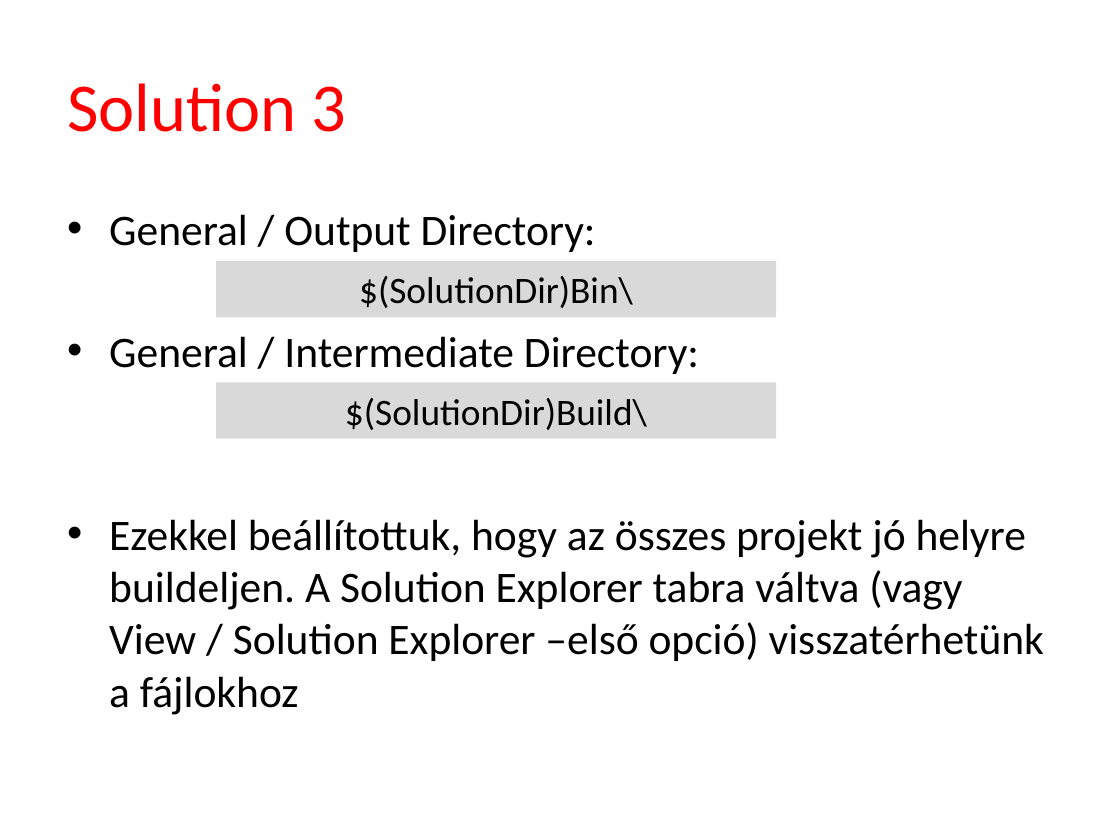
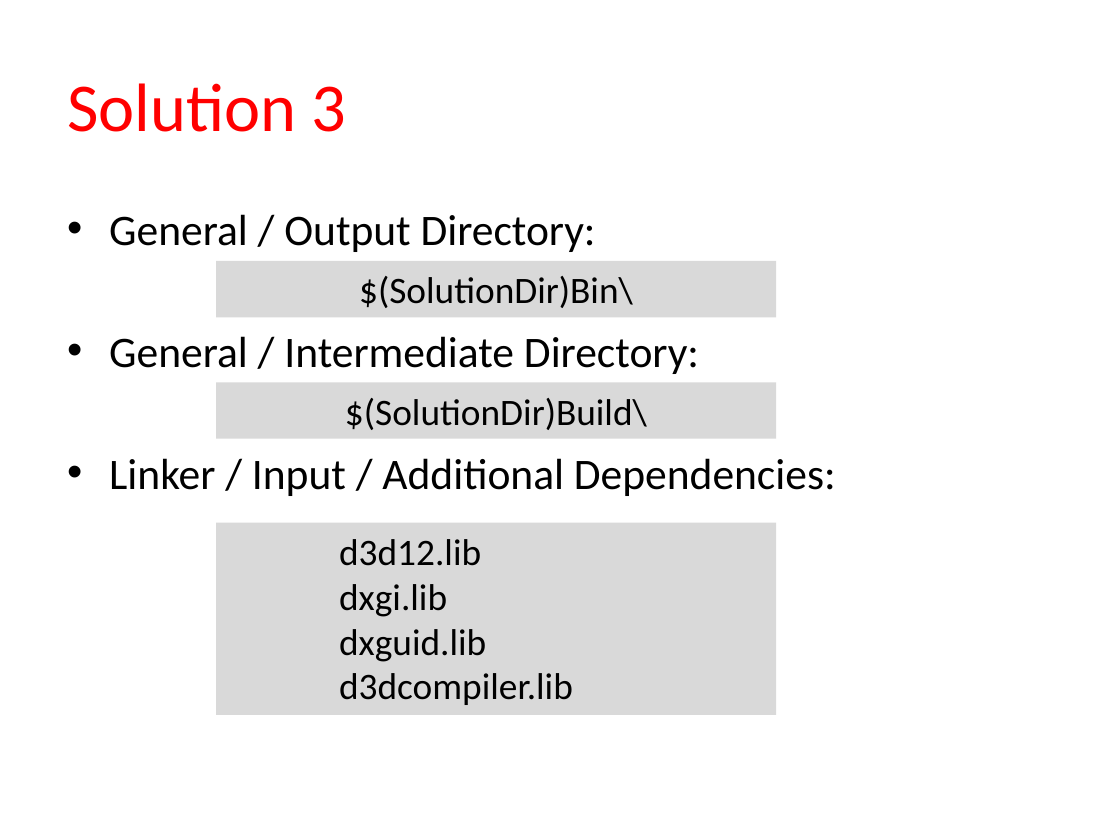
Before and after one commit to tyekx/dx12, a slide deck: slide 6 of Slides/gg000-HelloTriangle.pptx. Drawn at 1120x840 pixels with LibreOffice and Linux fonts; fonts in the diff are those of the drawing; background and template pictures are left out. Boxes give left, top, right and bottom in pixels: in the first picture for what was removed or moved away, otherwise in the second. Text is boxed around its words. In the diff, an @@ line names an element or a change of style, - is before the commit and + after.

```diff
--- a/Slides/gg000-HelloTriangle.pptx
+++ b/Slides/gg000-HelloTriangle.pptx
@@ text at (109,458,836,496): text changed @@
-• Ezekkel beállítottuk, hogy az összes projekt jó helyre buildeljen. A Solution Explorer tabra váltva (vagy View / Solution Explorer –első opció) visszatérhetünk a fájlokhoz
+• Linker / Input / Additional Dependencies:
@@ rectangle added at (216,523,776,716), fill #D9D9D9, 24 pt, text #000000 @@
+    d3d12.lib
+    dxgi.lib
+    dxguid.lib
+    d3dcompiler.lib
```
Also in this commit, not shown: 1 other slide changed, 20 slides added, 2 other files.
